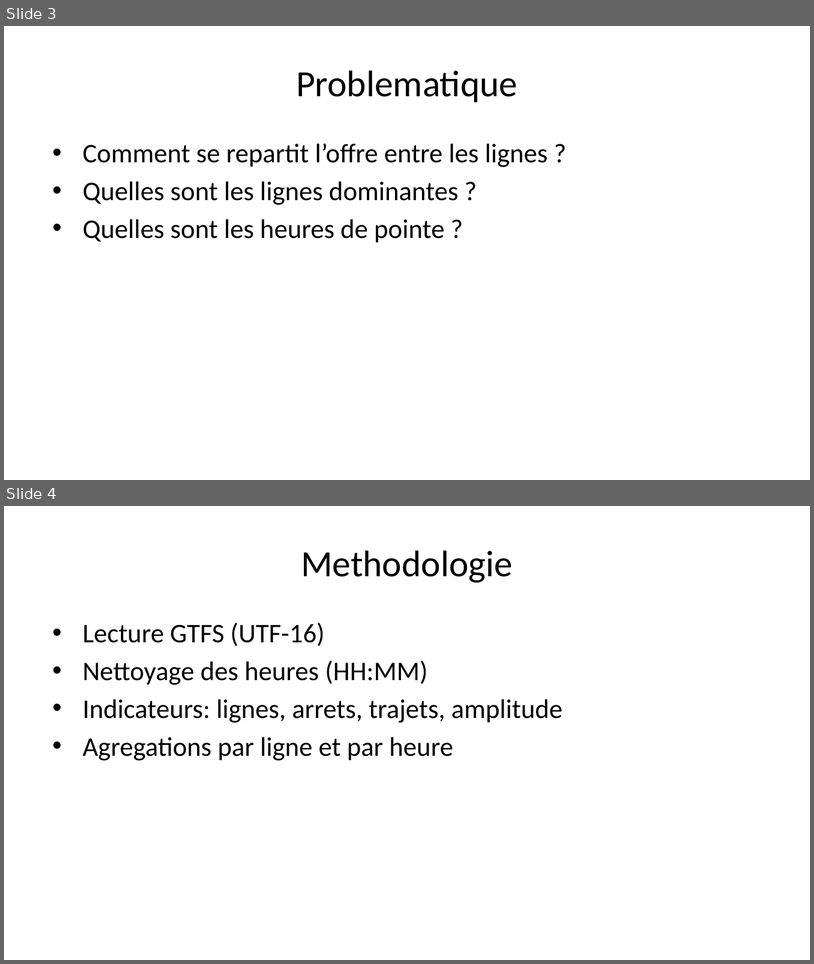
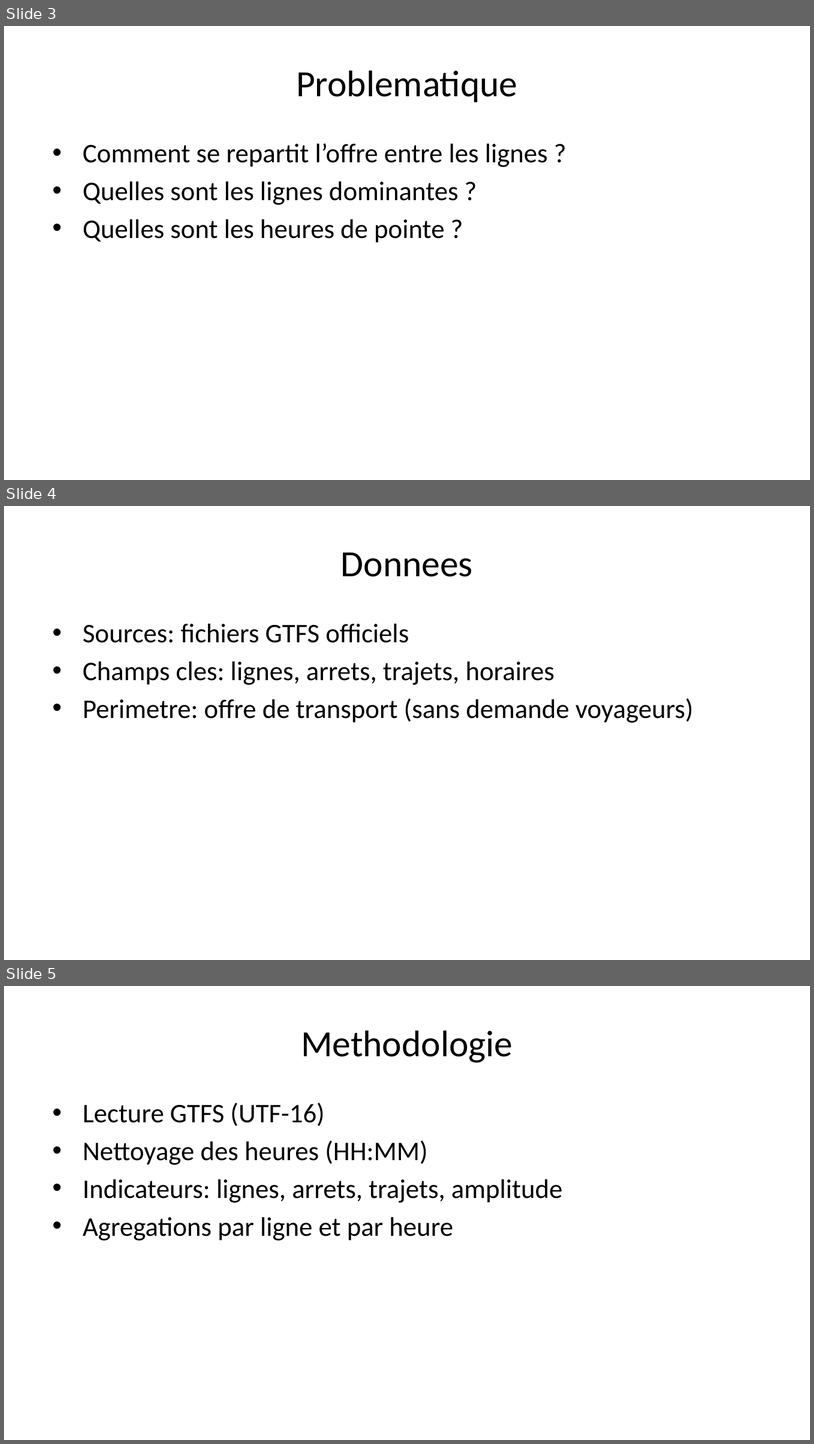
Before and after one commit to OumarouAhmed/Projet_R, a slide deck: docs/slides/presentation.pptx. Shown one above the other, each under a label of ours: slides 3 and 4 before the commit, slides 3, 4 and 5 after it. The pictures are 814x964 and 814x1444 pixels, drawn with LibreOffice and Linux fonts; fonts in the diff are those of the drawing. Boxes give left, top, right and bottom in pixels: in the first picture for what was removed or moved away, otherwise in the second. Text is boxed around its words. In the diff, an @@ line names an element or a change of style, - is before the commit and + after.

```diff
--- a/docs/slides/presentation.pptx
+++ b/docs/slides/presentation.pptx
@@ slide 4 added at (x1=4, y1=506, x2=810, y2=960), background #FFFFFF @@
@@ title added at (x1=341, y1=552, x2=473, y2=577), 33 pt, text #000000 @@
+Donnees
@@ text added at (x1=83, y1=624, x2=694, y2=723), 24 pt, text #000000 @@
+• Sources: fichiers GTFS officiels
+• Champs cles: lignes, arrets, trajets, horaires
+• Perimetre: offre de transport (sans demande voyageurs)
@@ what was slide 4 is now slide 5 @@
```
Also in this commit, not shown: 3 slides changed, 8 other files.
